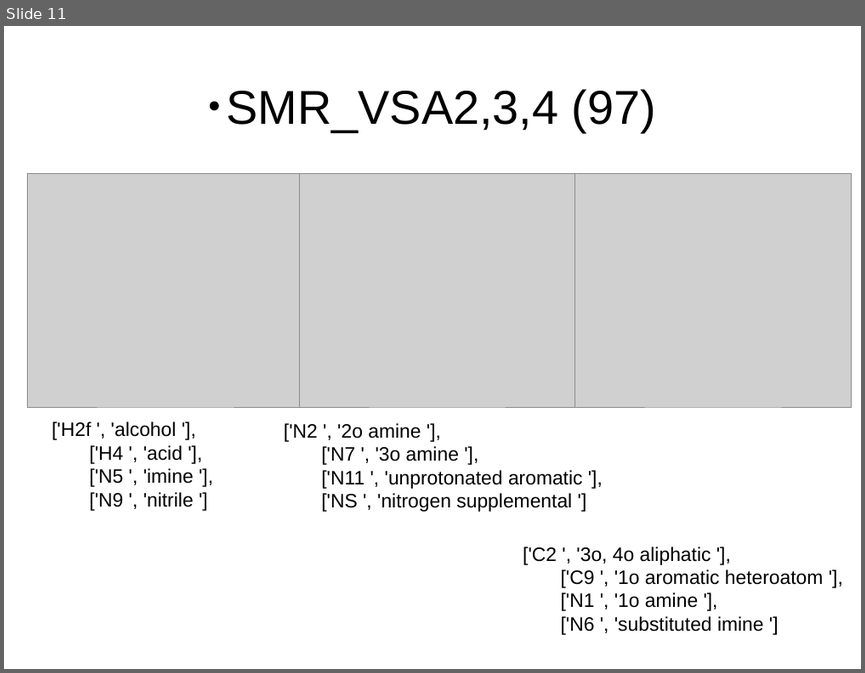
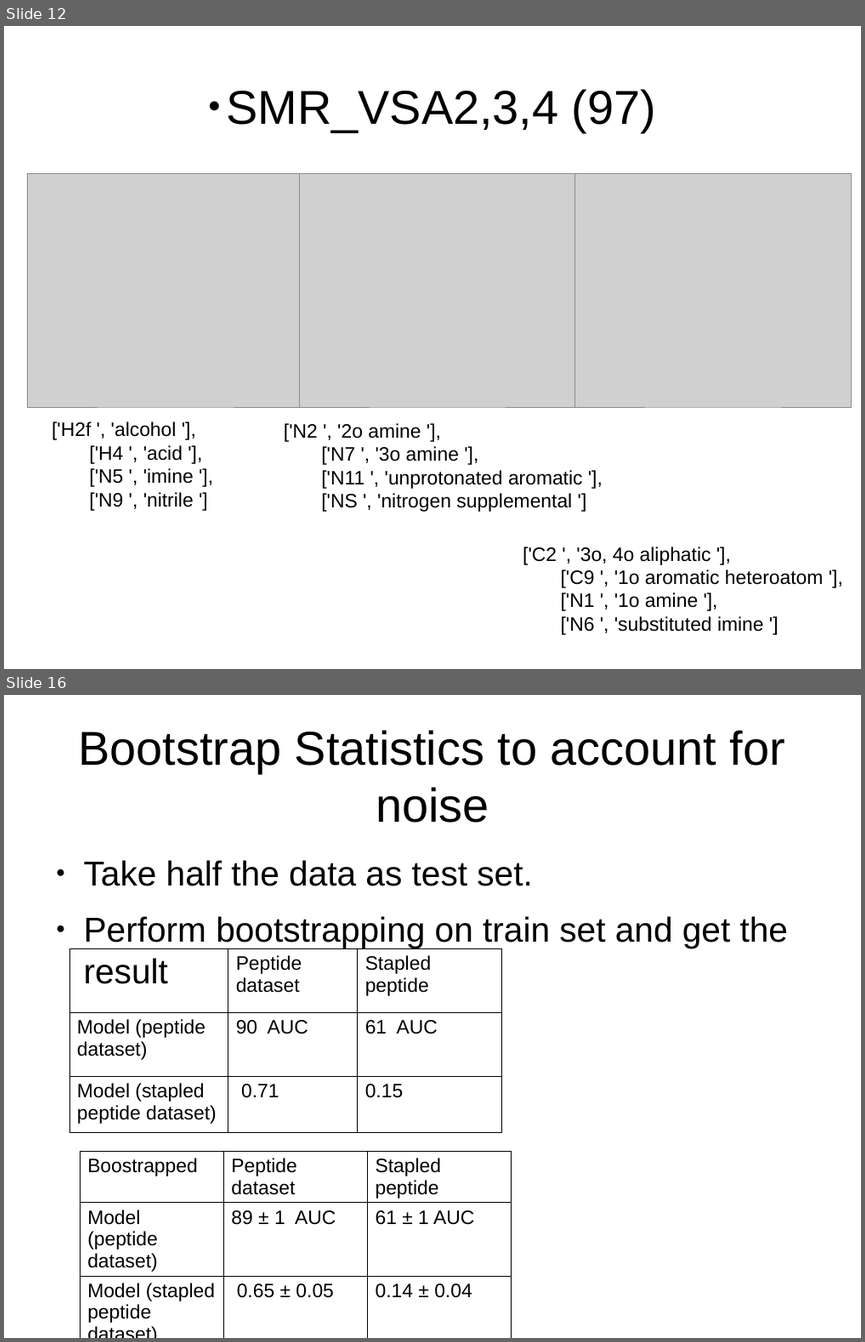
Before and after one commit to leexa90/Projects, a slide deck: toxicity/Final/Permability/all_seq/permaubility slides.odp. Shown one above the other, each under a label of ours: slide 11 before the commit, slides 12 and 16 after it; the slides between them are not shown. The pictures are 865x673 and 865x1342 pixels, drawn with LibreOffice and Linux fonts; fonts in the diff are those of the drawing; grey boxes stand for pictures; background and template pictures are left out. Boxes give left, top, right and bottom in pixels: in the first picture for what was removed or moved away, otherwise in the second. Text is boxed around its words. In the diff, an @@ line names an element or a change of style, - is before the commit and + after.

```diff
--- a/toxicity/Final/Permability/all_seq/permaubility slides.odp
+++ b/toxicity/Final/Permability/all_seq/permaubility slides.odp
@@ slide 16 added at (4,695,861,1338), background #FFFFFF @@
@@ title added at (78,730,785,823), 44 pt, text #000000 @@
+Bootstrap Statistics to account for noise
@@ text added at (84,860,788,984), 32 pt, text #000000 @@
+● Take half the data as test set.
+● Perform bootstrapping on train set and get the result
@@ table added at (69,948,501,1132), 3 rows, 3 columns @@
+ | Peptide dataset | Stapled peptide
+Model (peptide dataset) | 90 AUC | 61 AUC
+Model (stapled peptide dataset) | 0.71 | 0.15
@@ table added at (80,1151,511,1327), 3 rows, 3 columns @@
+Boostrapped | Peptide dataset | Stapled peptide
+Model (peptide dataset) | 89 ± 1 AUC | 61 ± 1 AUC
+Model (stapled peptide dataset) | 0.65 ± 0.05 | 0.14 ± 0.04
@@ what was slide 11 is now slide 12 @@
```
Also in this commit, not shown: 2 slides changed, 8 other slides added, 30 other files.
